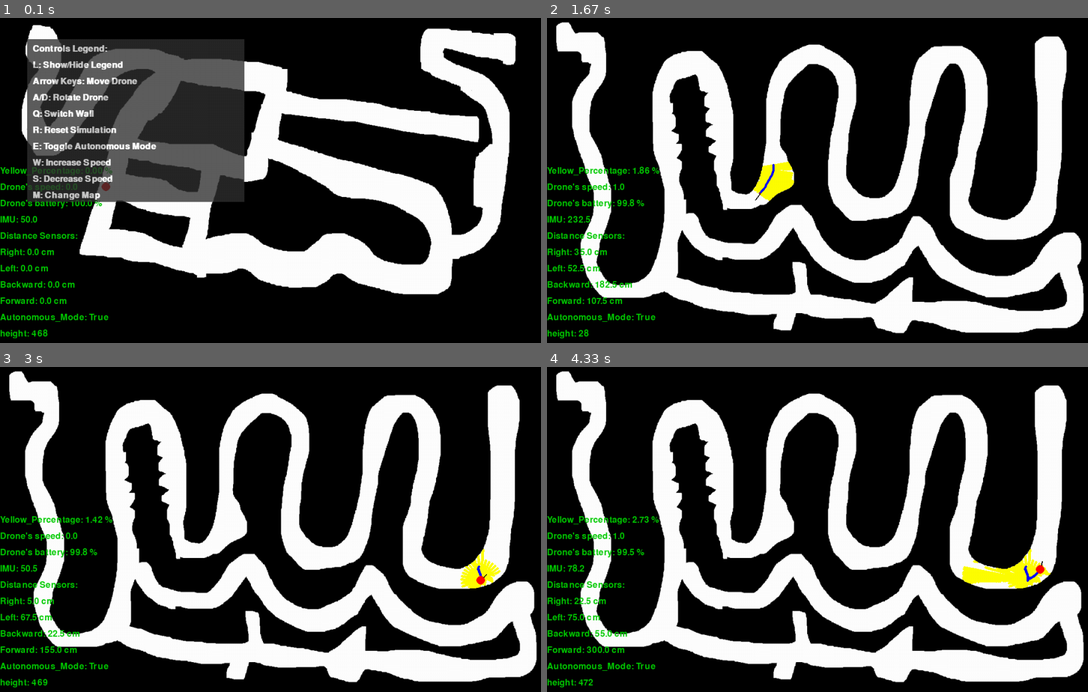
Above: before the commit, frames 1-4 (two rows, left to right).
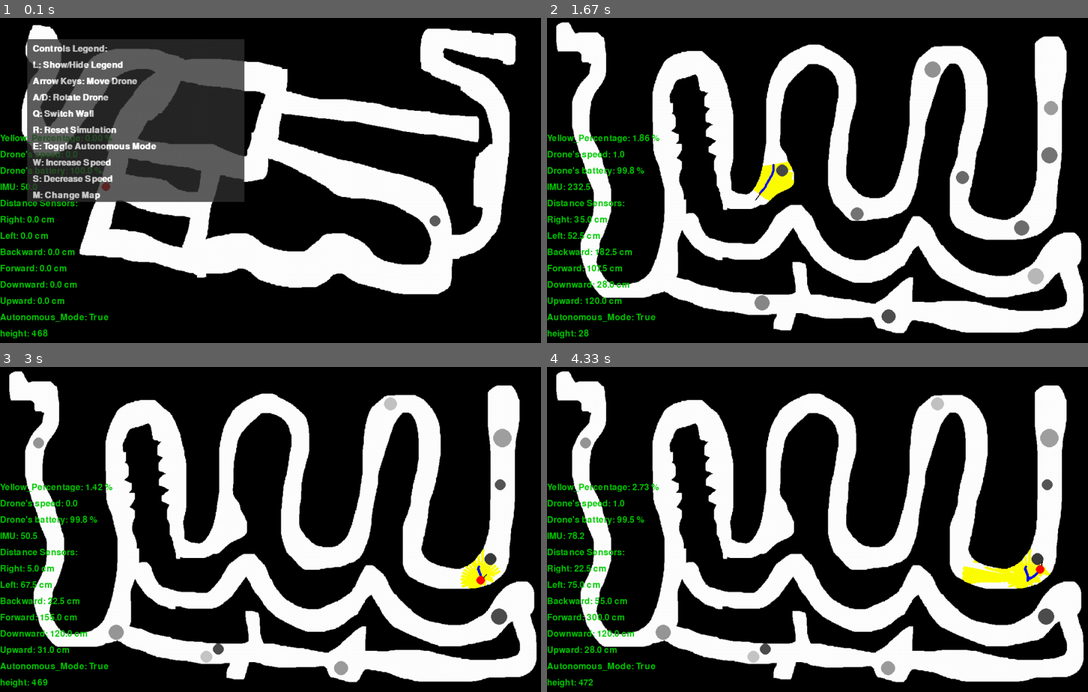
Above: after the commit, the same moments.

Repository: Raz-Saad/Autonomous_Robotics_Final_Project
Game: pygame game, started from src/Main_Pygame.py
The game is run twice, just before and just after one commit, with the same random seed, the same clock (stepped at 60 frames per second) and the same inputs.
Inputs:
- Up to frame 1 (0.1 s): no input
- Up to frame 2 (1.67 s): tap one key every 0.33 s from 0.33 s: 1 M Space L
- Up to frame 3 (3 s): hold Right 1.67-2.13 s; hold Up 2.17-2.47 s
- Up to frame 4 (4.33 s): hold Left 3-3.53 s; hold Down 3.57-3.87 s; hold Left 3.9-4.3 s; tap 1 at 4.05 s

The runs differ from the first frame. In frame 1, 1.9% of the frame differs, in the area x 0-82%, y 35-89%; in frame 2, 3.2%, in the area x 0-95%, y 13-95%; in frame 3, 3.1%; in frame 4, 3.1%.

Commit message:
added floor obstacles, up and down distance sensors, need to implement hight-pid

Diff:
--- /dev/null
+++ b/src/DistanceSensorHight.py
@@ -0,0 +1,34 @@
+import math
+
+class DistanceSensorHight:
+    def __init__(self, sensor_direction, distance=0):
+        self.distance = distance  # the distance from an obstacle
+        self.direction = sensor_direction  # up, down
+
+    # update the current distance from an obstacle using the map and drone's position
+    def update_values(self,drone_z_level,drone_radius, floor_level, ceiling_level, obstacles): # TODO: stopped here, fix this func
+        max_range = 120  # 3 meters in pixels (3 meters / 0.025 meters per pixel)
+        self.distance = max_range
+
+        if self.direction == "up":
+            # Check distance to ceiling
+            distance_to_ceiling = ceiling_level - drone_z_level
+            self.distance = min(distance_to_ceiling, max_range)
+            # Check for obstacles in the upward direction
+            # for obstacle in obstacles:
+            #     _, _, _, _, height = obstacle
+            #     if height > drone_z_level:  # Obstacle is above the drone
+            #         distance_to_obstacle = height - drone_z_level
+            #         self.distance = min(distance_to_obstacle, self.distance)
+
+        elif self.direction == "down":
+            # Check distance to floor
+            distance_to_floor = drone_z_level - floor_level
+            self.distance = min(distance_to_floor, max_range)
+            # Check for obstacles in the downward direction
+            for obstacle in obstacles:
+                # if is colliding with obstacle in x,y axis
+                _, _, _, _, height = obstacle
+                if height < drone_z_level:  # Obstacle is below the drone
+                    distance_to_obstacle = drone_z_level - height
+                    self.distance = min(distance_to_obstacle, self.distance)
--- a/src/Drone.py
+++ b/src/Drone.py
@@ -1,6 +1,7 @@
 from IMU import IMU
 from BatterySensor import BatterySensor
 from DistanceSensor import DistanceSensor
+from DistanceSensorHight import DistanceSensorHight
 import math
 from OpticalFlow import OpticalFlow
 from PIDController import PIDController
@@ -14,10 +15,19 @@
         self.backward_distance_sensor = DistanceSensor("backward")
         self.leftward_distance_sensor = DistanceSensor("leftward")
         self.rightward_distance_sensor = DistanceSensor("rightward")
+
+        # because our map is 2d, we need a different kind of calculation of the up/down sensors: #TODO: show raz
+        self.up_distance_sensor = DistanceSensorHight("up")
+        self.down_distance_sensor = DistanceSensorHight("down")
+#        self.height_pid_controller = PIDController(0.1, 0.01, 0.05)  # PID controller for height - we wish to be (for example) 2.5 meters above the floor
+
         self.orientation_sensor = IMU() #the drone's angle, the drone is looking rightward, beginning at 0
         self.pid_controller = PIDController(0.07, 0, 0.05, 5)
         self.forward_pid_controller = PIDController(1.6,0, 0.03, 5)
         self.narrow_pid_controller = PIDController(0.03,0, 0.03, 5)
+
+
+
         self.initial_desired_wall_distance = 25 # Desired distance from the wall in cm
         self.desired_wall_distance = self.initial_desired_wall_distance # Desired distance from the wall in cm
         self.desired_distance_switching_wall_delta = 3 # an eplsion to diff bettween turnning on the PID to finding a wall in wall switching mode
@@ -34,11 +44,17 @@
         # 3d expantion:
         self.z_level = 50 # the actual height of the drone in the map
 
-    def update_sensors(self, map_matrix, position, drone_radius, orientation):
+
+
+    def update_sensors(self, map_matrix, position, drone_radius, orientation,floor_level, ceiling_level,obstacles): # added some parameters for hight sensors
         self.forward_distance_sensor.update_values(map_matrix, position, drone_radius, orientation)
         self.backward_distance_sensor.update_values(map_matrix, position, drone_radius,orientation)
         self.leftward_distance_sensor.update_values(map_matrix, position, drone_radius,orientation)
         self.rightward_distance_sensor.update_values(map_matrix, position, drone_radius,orientation)
+
+        self.up_distance_sensor.update_values(self.z_level, drone_radius,floor_level,ceiling_level, obstacles)     # different calculation, requires different inputs
+        self.down_distance_sensor.update_values(self.z_level, drone_radius, floor_level,ceiling_level, obstacles)   # different calculation, requires different inputs
+
         self.battery_sensor.update_battrey_precentage()
 
 
--- a/src/Main_Pygame.py
+++ b/src/Main_Pygame.py
@@ -23,8 +23,6 @@
         self.ceiling_level = 500
         self.floor_level = 0
 
-
-
         # Load map
         script_dir = os.path.dirname(os.path.abspath(__file__))
         parent_directory = os.path.dirname(script_dir)
@@ -35,6 +33,8 @@
         self.sensor_texts = {
             "Height": "height: 0 cm",
             "Autonomous_Mode": "Autonomous Mode: True",
+            "upward": "Upward: 0 cm",
+            "downward": "Downward: 0 cm",
             "forward": "Forward: 0 cm",
             "backward": "Backward: 0 cm",
             "leftward": "Left: 0 cm",
@@ -51,7 +51,12 @@
         self.initial_drone_radius = self.drone_radius  # for saving the initial radius
         self.drone = Drone()
         self.drone_pos = None
+
+        self.obstacles = [] # Initialize obstacles for the drone to fly above
+
         self.respawn_drone()
+
+        self.spawn_obstacles(1)  # Spawn 10 obstacles
 
         self.clock = pygame.time.Clock()
         self.game_over = False
@@ -67,6 +72,8 @@
         self.total_white_pixels = self.count_white_pixels()
 
         self.drone.set_starting_position(self.drone_pos)
+
+
 
     def load_map(self, filename):
         map_img = Image.open(filename)
@@ -128,15 +135,24 @@
             return True
         return False
 
-    def check_collision(self, x, y):
+    def check_collision(self, x, y, radius=None):
         if self.check_map_z_collision():
             return True
 
-        for i in range(int(x - self.drone_radius), int(x + self.drone_radius)):
-            for j in range(int(y - self.drone_radius), int(y + self.drone_radius)):
+        if radius is None:
+            radius = self.drone_radius
+
+        for i in range(int(x - radius), int(x + radius)):
+            for j in range(int(y - radius), int(y + radius)):
                 if 0 <= i < self.map_width and 0 <= j < self.map_height:
                     if self.map_matrix[j][i] == 1:
                         return True
+                    for obstacle in self.obstacles:
+                        ox, oy, oradius, _, oheight = obstacle
+                        if math.sqrt((i - ox)**2 + (j - oy)**2) < oradius:
+                            # Check z-level for collision
+                            if self.drone.z_level <= oheight:
+                                return True
         return False
 
     # checks if the drone is inside the map and also is not collided, if it did reset the game
@@ -167,8 +183,33 @@
     def update_drone_angle(self, angle_delta):
         self.drone.update_drone_angle(angle_delta)
 
+
+    def is_obstacle_colliding_with_drone_xy(self,obstacle):
+        ox,oy,obstacle_radius,o_color,o_height = obstacle
+
+        d_x , d_y = self.drone_pos
+
+        # Calculate distance between drone center (self.x, self.y) and obstacle center (ox, oy)
+        distance = math.sqrt((d_x - ox) ** 2 + (d_y - oy) ** 2)
+
+        # Check collision: if distance <= sum of radii (self.drone_radius + obstacle_radius)
+        if distance <= (self.drone_radius + obstacle_radius):
+            return True
+        else:
+            return False
+
+
+
     def update_sensors(self):
-        self.drone.update_sensors(self.map_matrix, self.drone_pos, self.drone_radius, self.drone.orientation_sensor.drone_orientation)
+        # gathering x,y colliding obstacles, for the distance-hight sensors:
+        colliding_obstacles = []
+        for obstacle in self.obstacles:
+            if self.is_obstacle_colliding_with_drone_xy(obstacle):
+                colliding_obstacles.append(obstacle)
+
+
+        self.drone.update_sensors(self.map_matrix, self.drone_pos, self.drone_radius, self.drone.orientation_sensor.drone_orientation,
+                                  self.floor_level,self.ceiling_level,colliding_obstacles) # for updating up/down distance sensors TODO: show raz
 
     def paint_detected_points(self):
         def get_detected_points(sensor_distance, angle_offset):
@@ -241,6 +282,9 @@
         #clearing the drone trail array for wall switching
         self.drone.trail.clear()
 
+        self.obstacles.clear()  # Clear obstacles
+        self.spawn_obstacles(10)  # Respawn obstacles
+
     def calculate_yellow_percentage(self):
         yellow_pixels_count = len(self.detected_yellow_pixels)
         percentage = (yellow_pixels_count / self.total_white_pixels) * 100
@@ -284,6 +328,25 @@
         self.load_map(self.map_paths[self.current_map_index])
         self.reset_simulation()
 
+    def spawn_obstacles(self, num_obstacles):
+        for _ in range(num_obstacles):
+            while True:
+                obstacle_radius = random.randint(10, 20)
+                x = random.randint(obstacle_radius, self.map_width - obstacle_radius)
+                y = random.randint(obstacle_radius, self.map_height - obstacle_radius)
+                if not self.check_collision(x, y, obstacle_radius):
+                    grey_shade = random.randint(50, 200)
+                    color = (grey_shade, grey_shade, grey_shade)
+                    # Calculate obstacle height based on grey shade
+                    height = self.floor_level + (self.ceiling_level - self.floor_level) * ((255.0 - grey_shade) / 255.0)
+                    print("height: ",height)
+                    self.obstacles.append((x, y, obstacle_radius, color, height))
+                    break
+
+    def draw_obstacles(self):
+        for obstacle in self.obstacles:
+            x, y, radius, color, _ = obstacle
+            pygame.draw.circle(self.screen, color, (x, y), radius)
 
     def run_simulation(self):
 
@@ -389,9 +452,16 @@
 
             yellow_percentage=self.calculate_yellow_percentage()
 
+            # Draw obstacles
+            self.draw_obstacles()
+
             # Blit the drone trail onto the screen
             for pos in self.drone_positions:
                 pygame.draw.circle(self.screen, (0, 0, 255), pos, 2)
+
+
+
+
 
             # Draw arrow on the drone indicating its direction
             angle_rad = math.radians(self.drone.orientation_sensor.drone_orientation)
@@ -402,7 +472,10 @@
             # Blit the drone onto the screen
             pygame.draw.circle(self.screen, (255, 0, 0), self.drone_pos, self.drone_radius)
 
+
             # Update sensor texts
+            self.sensor_texts["upward"] = f"Upward: {self.drone.up_distance_sensor.distance:.1f} cm"
+            self.sensor_texts["downward"] = f"Downward: {self.drone.down_distance_sensor.distance:.1f} cm"
             self.sensor_texts["forward"] = f"Forward: {self.drone.forward_distance_sensor.distance:.1f} cm"
             self.sensor_texts["backward"] = f"Backward: {self.drone.backward_distance_sensor.distance:.1f} cm"
             self.sensor_texts["leftward"] = f"Left: {self.drone.leftward_distance_sensor.distance:.1f} cm"
